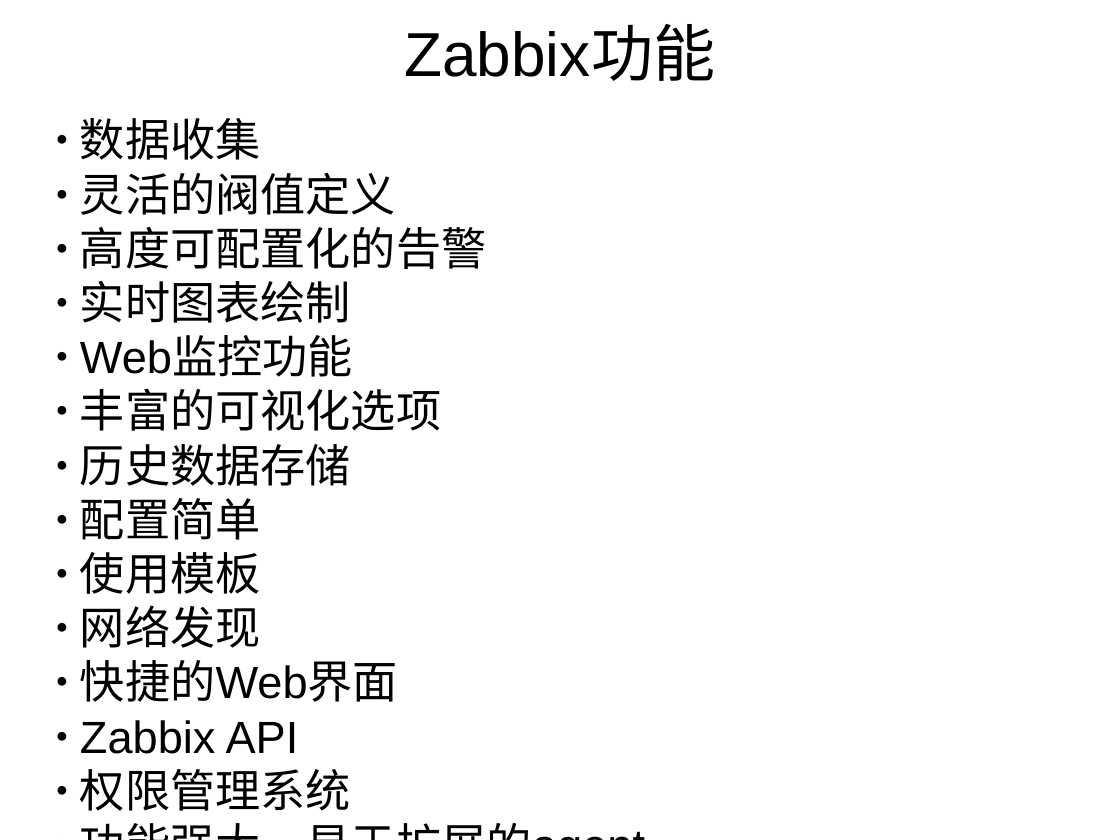
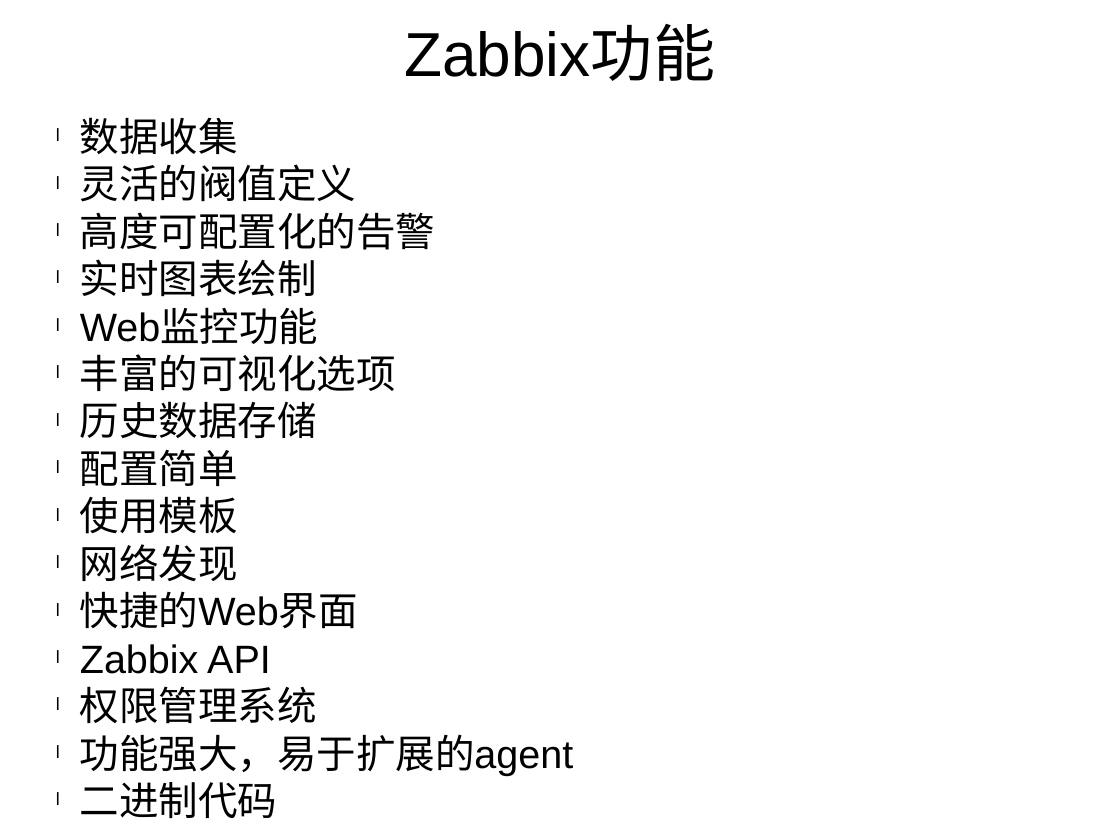
Before and after one commit to morro-wind/Tools, a slide deck: slide 4 of Basic environment.pptx. Drawn at 1120x840 pixels with LibreOffice and Linux fonts; fonts in the diff are those of the drawing. Boxes give left, top, right and bottom in pixels: in the first picture for what was removed or moved away, otherwise in the second. Text is boxed around its words. In the diff, an @@ line names an element or a change of style, - is before the commit and + after.

```diff
--- a/Basic environment.pptx
+++ b/Basic environment.pptx
@@ text "数据收集" at (80, 117, 573, 818): size 32 to 28 pt; bullet ● to l @@
```
Also in this commit, not shown: 3 other slides changed, 13 slides added.
